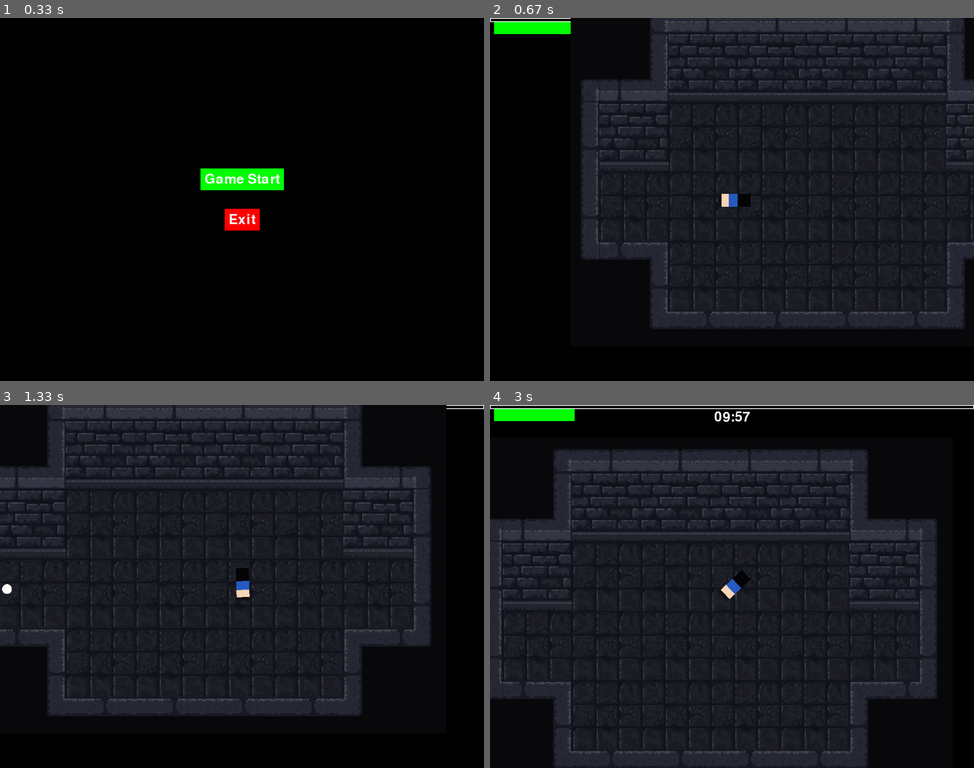
Above: before the commit, frames 1-4 (two rows, left to right).
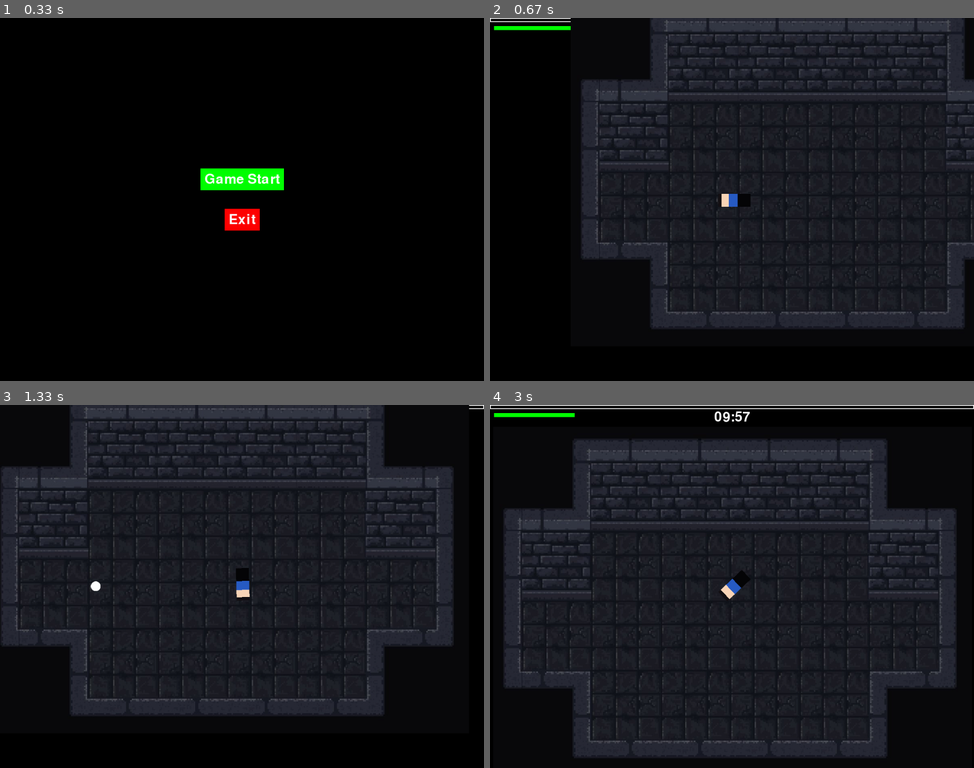
Above: after the commit, the same moments.

Repository: Seo-BJ/PyGame-TermProject
Game: pygame game, started from GameManager.py
Two runs of this game, one before a commit and one after it. Both use one fixed random seed, a clock stepped at 60 frames per second and the inputs below.
Inputs (mouse positions are in pixels of both pictures, inside the frame that each line leads up to):
- Up to frame 1 (0.33 s): no input
- Up to frame 2 (0.67 s): click "Game Start" at 0.38 s
- Up to frame 3 (1.33 s): hold D 0.67-1.13 s; move the mouse to (222, 601) at 0.7 s; click (125, 590) at 1.22 s
- Up to frame 4 (3 s): hold W 1.5-1.8 s; click (780, 666) at 1.58 s; hold D 1.83-2.3 s; click (581, 669) at 1.92 s; hold A 2.33-2.87 s; click (911, 713) at 2.42 s; hold S from 2.9 s (still down); click (606, 452) at 2.98 s

Frame 1 is identical in both runs. In frame 2, 0.4% of the frame differs, in the area x 0-17%, y 1-5%; in frame 3, 7.8%; in frame 4, 16%, in the area x 0-97%, y 1-100%.

Commit message:
Enemy 넉백기능 메소드화, UI 버그 수정
Projectile, Player로부터 넉백 가능하게 메소드 작성
UI 버그 해결

Diff:
--- a/GameManager.py
+++ b/GameManager.py
@@ -188,16 +188,7 @@
     if hits:
         player.take_damage(10)  # Example damage value
     # UI
-    draw_health_bar(
-        screen,
-        (10, 10),  # Position of the health bar
-        (200, 20),  # Size of the health bar
-        (255, 0, 0),  # Color of the border (red)
-        (0, 255, 0),  # Color of the inner bar (green)
-        player.current_hp,
-        player.max_hp
-    )
-    gmae_ui.draw_allUI()
+    gmae_ui.draw_allUI(player)
 
     # screen.blit(background, (0,0))
     camera.custom_draw()
--- /dev/null
+++ b/desktop.ini
@@ -0,0 +1,6 @@
+[.ShellClassInfo]
+IconResource=C:\Windows\System32\SHELL32.dll,43
+[ViewState]
+Mode=
+Vid=
+FolderType=Generic
--- a/enemy.py
+++ b/enemy.py
@@ -44,17 +44,20 @@
     def get_vetcor_length(self, vector_1, vector_2):
         return (vector_1 - vector_2).magnitude()
 
+    def apply_knockback(self, knockback_direction, knockback_strength):
+        # Apply knockback effect
+        self.knockback_velocity = knockback_direction.normalize() * knockback_strength
+        self.knockback_duration = 15  # Number of frames to apply knockback
+
     def take_damage(self, amount, knockback_direction=None, knockback_strength=100):
         self.current_hp -= amount
         if self.current_hp <= 0:
             self.player.current_exp += 10
             self.kill()
-
         else:
             # Apply knockback effect
             if knockback_direction is not None:
-                self.knockback_velocity = knockback_direction.normalize() * knockback_strength
-                self.knockback_duration = 120  # Number of frames to apply knockback
+                self.apply_knockback(knockback_direction, knockback_strength)
 
     def update(self):
         if self.knockback_duration > 0:
--- a/gameSetting.py
+++ b/gameSetting.py
@@ -4,24 +4,28 @@
 GAME_TIME = 10 # 10 minute
 # Player Setting
 PLAYER_START = 400, 500
-PLAYER_SPEED = 10
+PLAYER_SPEED = 8
 PLAYER_MAXHP = 100
 
 PLAYER_INVINCIBLE_DURATION = 2000
 PLAYER_PUSH_POWER = 100
+
+PLAYER_LEVELUP_EXP = []
 
 GUN_OFFXET_X = 45
 GUN_OFFXET_Y = 20
 
 
 
+
+
 # Bullet Setting
-SHOOT_COOLDOWN = 20
+SHOOT_COOLDOWN = 30
 PROJECTILE_SCALE = 1.0
-PROJECTILE_SPEED = 50
+PROJECTILE_SPEED = 30
 PROJECTILE_LIFETIME = 750
 
 # Enemy Setting
 ENEMY_SPEED = 4
-ENEMY_SPAWN_INTERVAL = 10000 # 5 seconds
+ENEMY_SPAWN_INTERVAL = 5000 # 5 seconds
 ENEMY_MAXHP = 50
--- a/gameUI.py
+++ b/gameUI.py
@@ -59,7 +59,7 @@
     def draw_health_bar(self):
         self.health_bar(self.screen,
         (10, 20),  # Position of the health bar
-        (200, 20),  # Size of the health bar
+        (200, 10),  # Size of the health bar
         (255, 0, 0),  # Color of the border (red)
         (0, 255, 0),  # Color of the inner bar (green)
         self.player_current_hp,
@@ -79,7 +79,11 @@
         pygame.draw.rect(self.screen, (0, 255, 0), inner_rect)  # Draw inner EXP bar
 
 
-    def draw_allUI(self):
+    def draw_allUI(self, player):
+        self.player_current_hp = player.current_hp
+        self.player_max_hp = player.max_hp
+        self.player_current_exp = player.current_exp
+        self.player_max_exp = player.max_exp
         self.draw_exp_bar()
         self.draw_health_bar()
         self.draw_timer()
--- a/player.py
+++ b/player.py
@@ -114,6 +114,7 @@
         self.hitbox_rect.center = self.pos
         self.rect.center = self.hitbox_rect.center
 
+    # 플레이어 Update
     def update(self):
         self.user_Input()
         self.move()
--- a/projectile.py
+++ b/projectile.py
@@ -3,7 +3,7 @@
 from gameSetting import *
 
 class Projectile(pygame.sprite.Sprite):
-    def __init__(self,x, y, angle, enemy_group):
+    def __init__(self,x, y, angle, enemy_group, knockback_intensity=10):
         super().__init__()
         self.image = pygame.image.load("projectile.png").convert_alpha()
         self.image = pygame.transform.rotozoom(self.image, 0, PROJECTILE_SCALE)
@@ -13,18 +13,20 @@
         self.x = x
         self.y = y
         self.angle = angle
+
+        # Projectile Stats
+        self.lifetime = PROJECTILE_LIFETIME
+        self.spawn_time = pygame.time.get_ticks()
+        self.damage = 10
+        self.penetrate_count = 0  # Number of enemies penetrated
+        self.max_penetrations = 2  # Maximum number of penetrations before disappearing
         self.speed = PROJECTILE_SPEED
+        self.knockback_intensity = knockback_intensity
+
         self.x_velocity = math.cos(self.angle * (2*math.pi/360))*self.speed
         self.y_velocity = math.sin(self.angle * (2*math.pi/360))*self.speed
 
-        self.lifetime = PROJECTILE_LIFETIME
-        self.spawn_time = pygame.time.get_ticks()
-
-        # Projectile Stats
-        self.damage = 10
-        self.penetrate_count = 0  # Number of enemies penetrated
-        self.max_penetrations = 2  # Maximum number of penetrations before disappearing
-
+        # Group Initialize
         self.enemy_group = enemy_group
 
     def projectile_movement(self):
@@ -42,7 +44,11 @@
 
         hits = pygame.sprite.spritecollide(self, self.enemy_group, False)
         for enemy in hits:
-            enemy.take_damage(self.damage)  # Damage the enemy
+            knockback_direction = pygame.math.Vector2()
+            knockback_direction.x = math.cos(math.radians(self.angle))
+            knockback_direction.y = math.sin(math.radians(self.angle))
+
+            enemy.take_damage(self.damage, knockback_direction, self.knockback_intensity)
             self.penetrate_count += 1  # Increment penetration count
             if self.penetrate_count >= self.max_penetrations:
                 self.kill()  # Destroy the projectile after maximum penetrations
